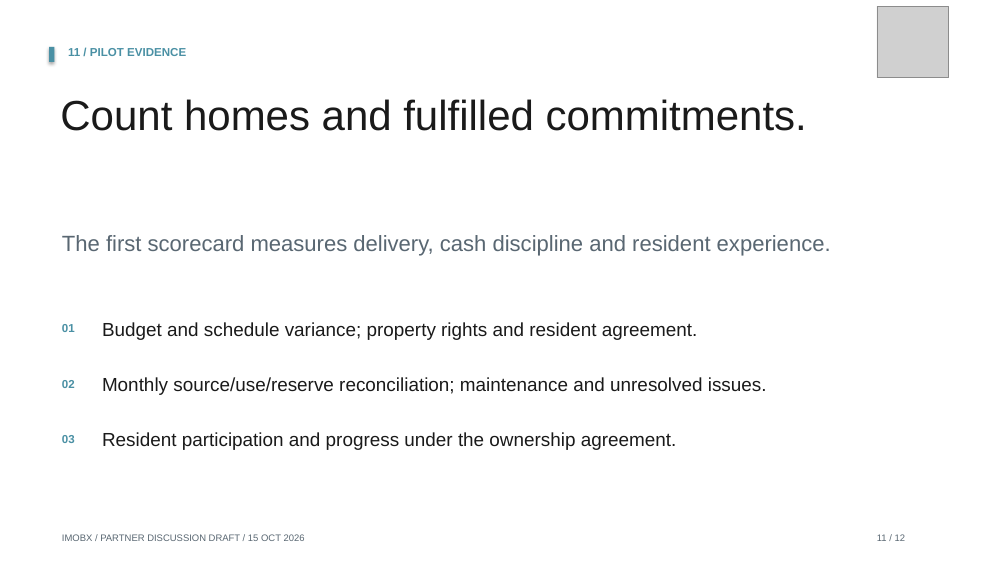
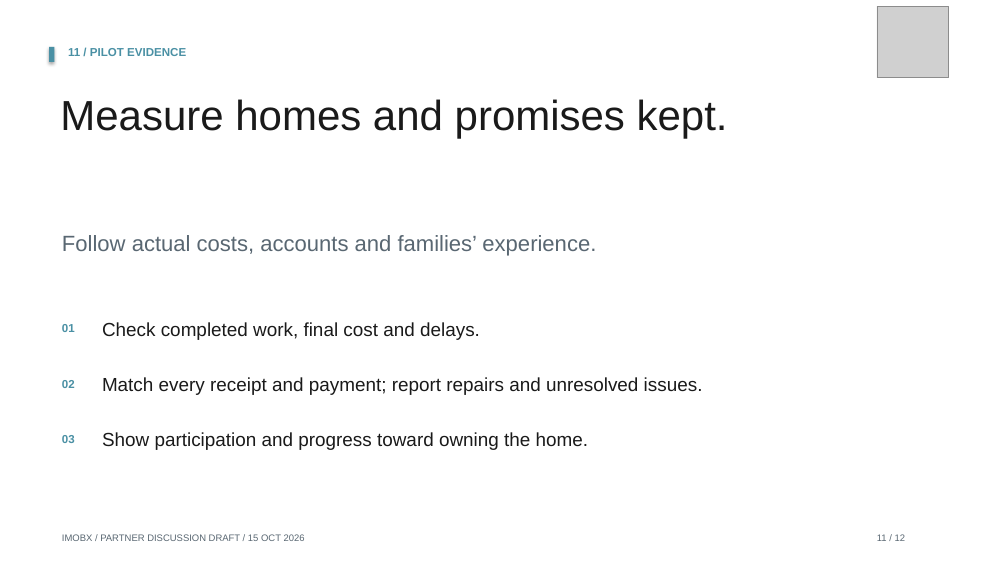
Before and after one commit to Siah-kin/imobx-website, a slide deck: slide 11 of pitchdeck.pptx. Drawn at 1008x567 pixels with LibreOffice and Linux fonts; fonts in the diff are those of the drawing; grey boxes stand for pictures. Boxes give left, top, right and bottom in pixels: in the first picture for what was removed or moved away, otherwise in the second. Text is boxed around its words. In the diff, an @@ line names an element or a change of style, - is before the commit and + after.

Commit message:
Explain the housing and DAO model in everyday language

```diff
--- a/pitchdeck.pptx
+++ b/pitchdeck.pptx
@@ text at box(60, 99, 728, 138): text changed @@
-Count homes and fulfilled commitments.
+Measure homes and promises kept.
@@ text at box(62, 235, 596, 256): text changed @@
-The first scorecard measures delivery, cash discipline and resident experience.
+Follow actual costs, accounts and families’ experience.
@@ text at box(102, 322, 480, 340): text changed @@
-Budget and schedule variance; property rights and resident agreement.
+Check completed work, final cost and delays.
@@ text at box(102, 377, 703, 395): text changed @@
-Monthly source/use/reserve reconciliation; maintenance and unresolved issues.
+Match every receipt and payment; report repairs and unresolved issues.
@@ text at box(102, 432, 589, 450): text changed @@
-Resident participation and progress under the ownership agreement.
+Show participation and progress toward owning the home.
```
Also in this commit, not shown: 11 other slides changed, 26 other files.
